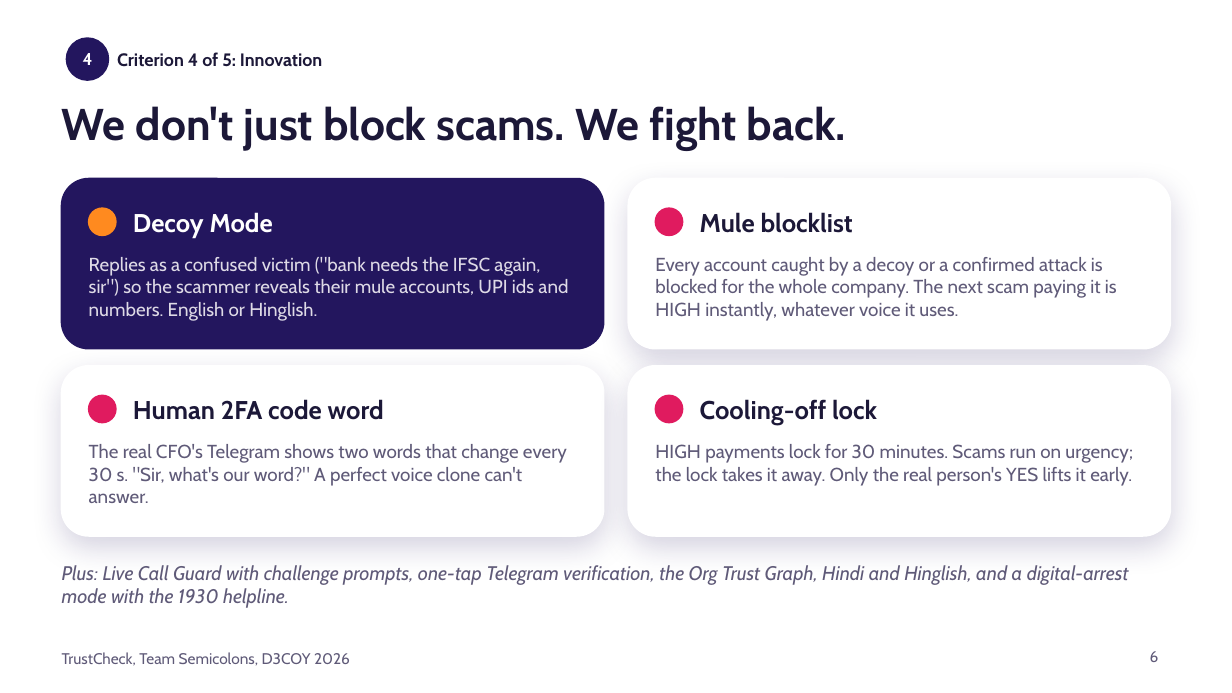
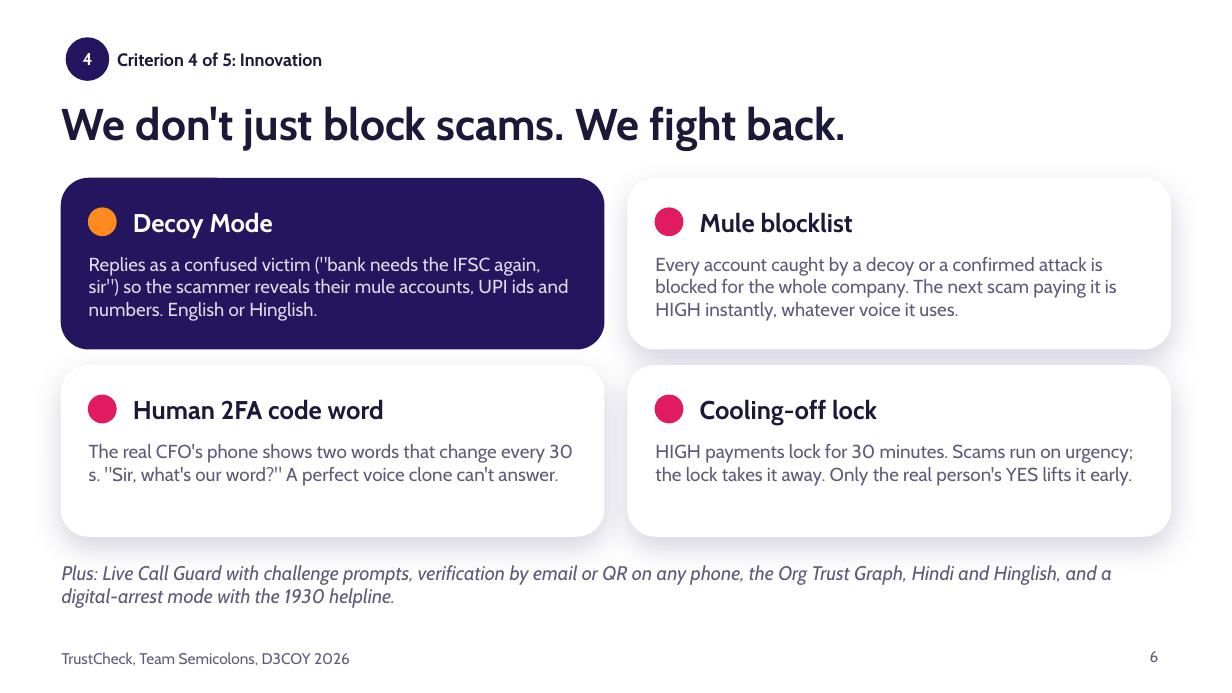
Before and after one commit to D3C0Y-1-0/Semicolons_D3C0Y_DhruvPatel, a slide deck: slide 6 of docs/TrustCheck_pitch.pptx. Drawn at 1232x693 pixels with LibreOffice and Linux fonts; fonts in the diff are those of the drawing; background and template pictures are left out. Boxes give left, top, right and bottom in pixels: in the first picture for what was removed or moved away, otherwise in the second. Text is boxed around its words. In the diff, an @@ line names an element or a change of style, - is before the commit and + after.

```diff
--- a/docs/TrustCheck_pitch.pptx
+++ b/docs/TrustCheck_pitch.pptx
@@ text at [89, 444, 573, 486]: text changed @@
-The real CFO's Telegram shows two words that change every 30 s. "Sir, what's our word?" A perfect voice clone can't answer.
+The real CFO's phone shows two words that change every 30 s. "Sir, what's our word?" A perfect voice clone can't answer.
@@ text at [62, 565, 1112, 608]: text changed @@
-Plus: Live Call Guard with challenge prompts, one-tap Telegram verification, the Org Trust Graph, Hindi and Hinglish, and a digital-arrest mode with the 1930 helpline.
+Plus: Live Call Guard with challenge prompts, verification by email or QR on any phone, the Org Trust Graph, Hindi and Hinglish, and a digital-arrest mode with the 1930 helpline.
```
Also in this commit, not shown: 4 other slides changed, 5 other files.
